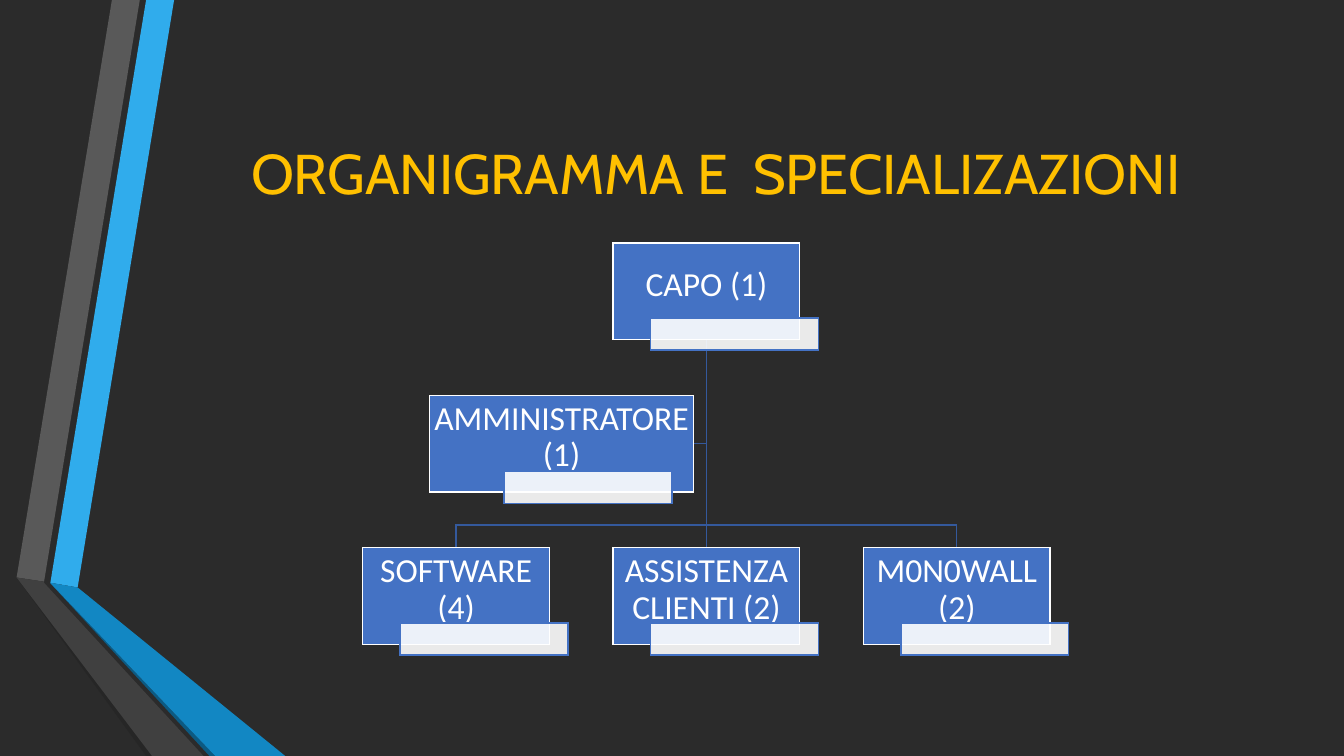
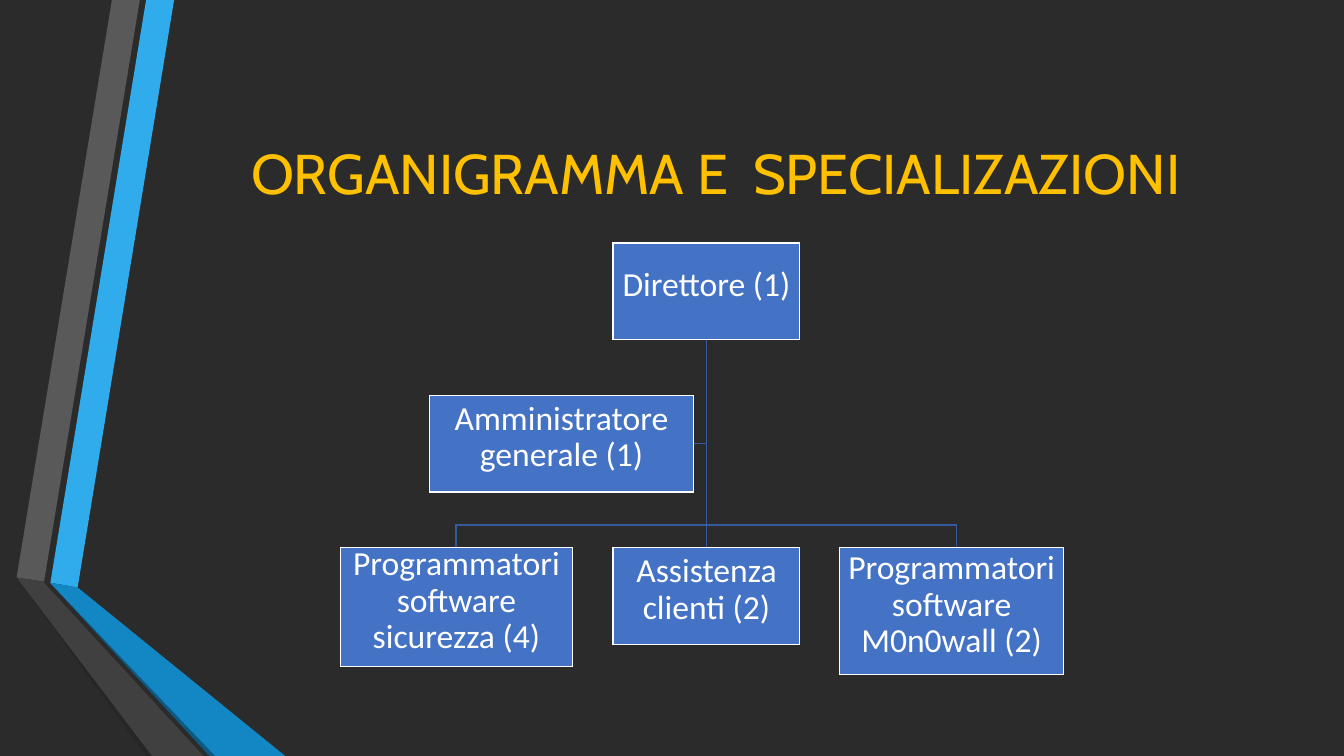
Before and after one commit to Lince99/GPOI, a slide deck: slide 5 of m0n0wall/Presentazione_M0n0wall.odp. Drawn at 1344x756 pixels with LibreOffice and Linux fonts; fonts in the diff are those of the drawing; background and template pictures are left out; a plain dark background stands for a picture behind light text. Boxes give left, top, right and bottom in pixels: in the first picture for what was removed or moved away, otherwise in the second. Text is boxed around its words. In the diff, an @@ line names an element or a change of style, - is before the commit and + after.

```diff
--- a/m0n0wall/Presentazione_M0n0wall.odp
+++ b/m0n0wall/Presentazione_M0n0wall.odp
@@ text in freeform shape at [623, 271, 790, 301]: text changed @@
-CAPO (1)
+Direttore (1)
@@ text in freeform shape at [455, 407, 669, 472]: text changed @@
-AMMINISTRATORE (1)
+Amministratore generale (1)
@@ group removed at [400, 318, 1070, 655]: 5 freeform shapes @@
@@ freeform shape "Programmatori software sicurezza (4)": place and size @@
-freeform shape "Programmatori software sicurezza (4)" at [363, 547, 549, 644]
+freeform shape "Programmatori software sicurezza (4)" at [341, 547, 573, 666]
@@ text in freeform shape at [353, 552, 560, 653]: text changed @@
-SOFTWARE (4)
+Programmatori software sicurezza (4)
@@ text in freeform shape at [636, 559, 776, 624]: text changed @@
-ASSISTENZA CLIENTI (2)
+Assistenza clienti (2)
@@ freeform shape "Programmatori software M0n0wall (2)": place and size @@
-freeform shape "Programmatori software M0n0wall (2)" at [864, 547, 1051, 644]
+freeform shape "Programmatori software M0n0wall (2)" at [840, 547, 1064, 675]
@@ text in freeform shape at [848, 556, 1055, 657]: text changed @@
-M0N0WALL (2)
+Programmatori software M0n0wall (2)
```
Also in this commit, not shown: 2 slides added, 2 slides removed.
